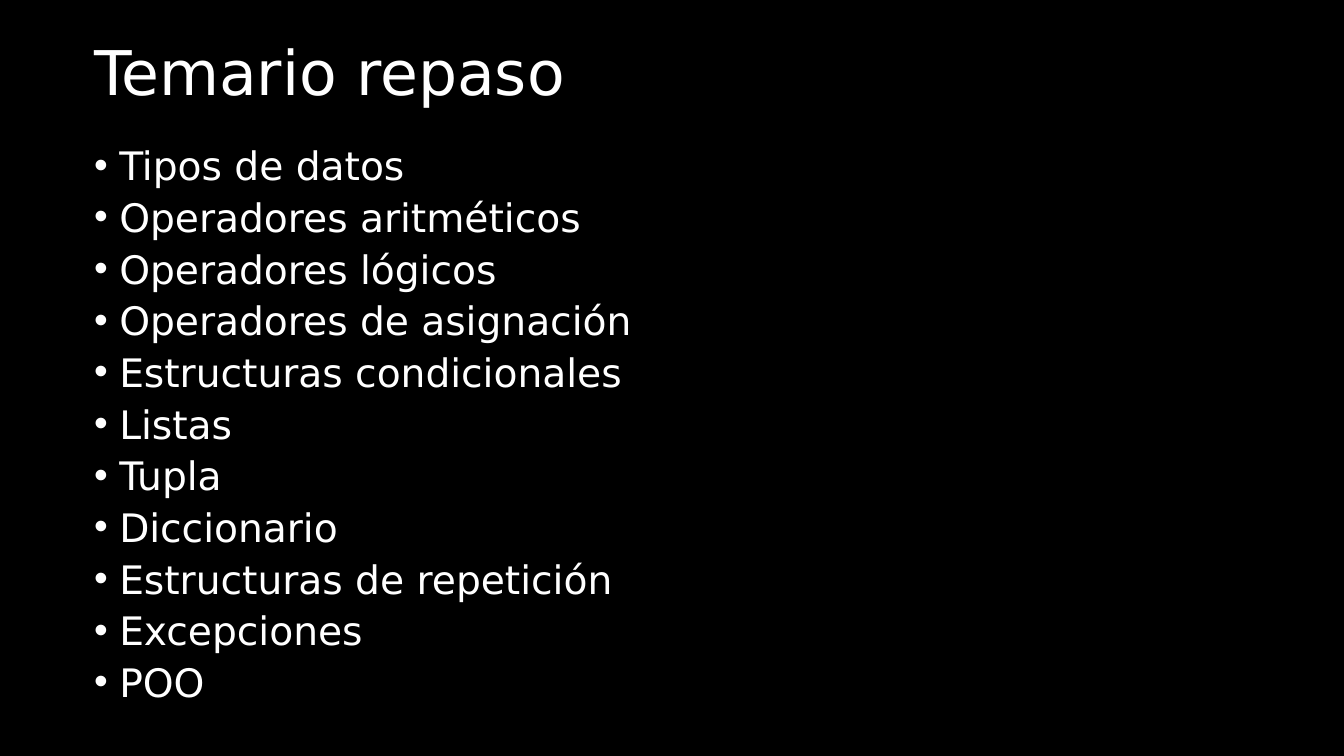
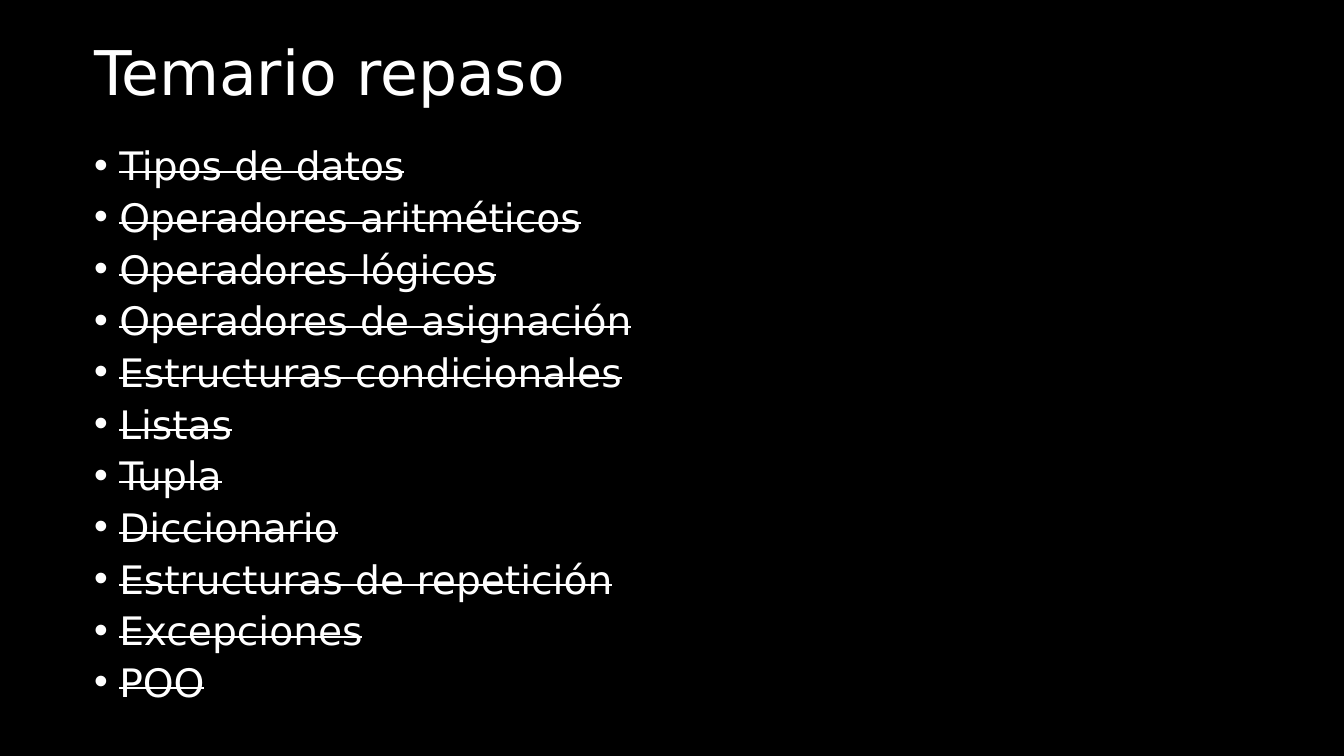
Before and after one commit to JoseUrrego123/Curso-Python-Nivel-II-UDEA, a slide deck: slide 4 of Diapositiva.pptx. Drawn at 1344x756 pixels with LibreOffice and Linux fonts; fonts in the diff are those of the drawing. Boxes give left, top, right and bottom in pixels: in the first picture for what was removed or moved away, otherwise in the second. Text is boxed around its words. In the diff, an @@ line names an element or a change of style, - is before the commit and + after.

```diff
--- a/Diapositiva.pptx
+++ b/Diapositiva.pptx
@@ text "Tipos de datos" at (119,150,631,698): strikethrough on @@
```
Also in this commit, not shown: 1 other slide changed, 1 other file.
